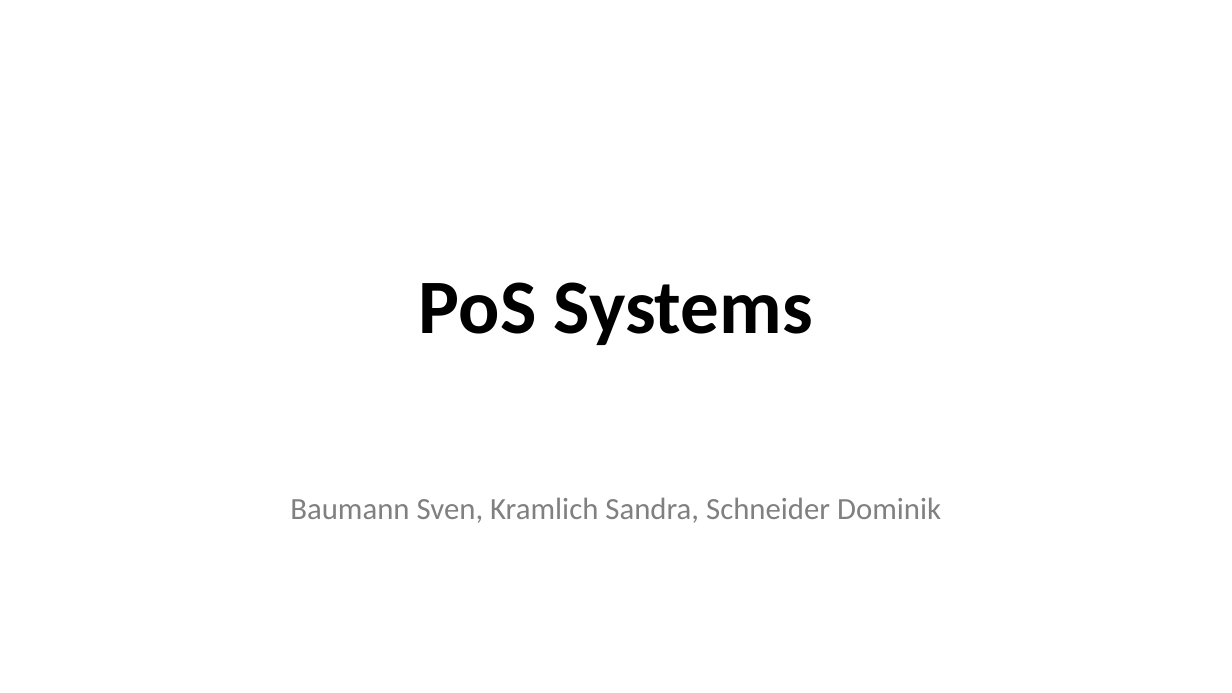
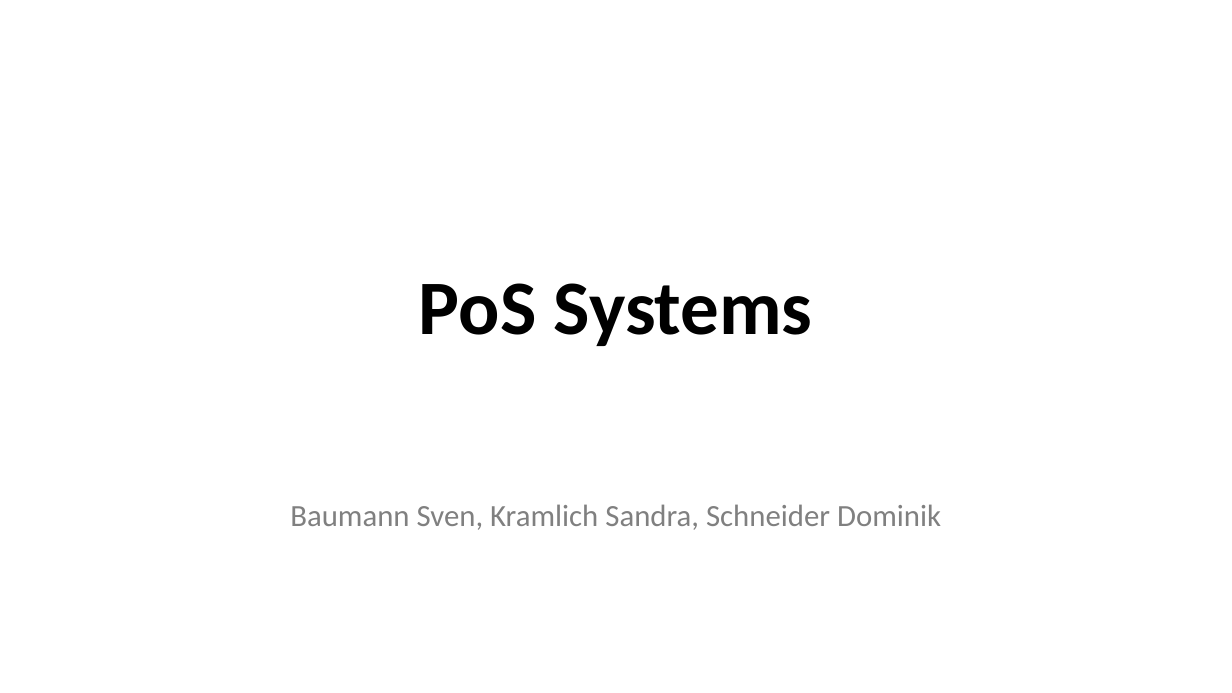
Before and after one commit to PosSystems/pos, a slide deck: slide 1 of PoS Systems.pptx. Drawn at 1232x693 pixels with LibreOffice and Linux fonts; fonts in the diff are those of the drawing. Boxes give left, top, right and bottom in pixels: in the first picture for what was removed or moved away, otherwise in the second. Text is boxed around its words. In the diff, an @@ line names an element or a change of style, - is before the commit and + after.

```diff
--- a/PoS Systems.pptx
+++ b/PoS Systems.pptx
@@ text "Baumann Sven, Kramlich Sandra, Schneider ..." at <box>290,504,941,530</box>: line spacing 0.8 to 1; less space between paragraphs @@
```
Also in this commit, not shown: 15 other slides changed, 5 slides added, 2 slides removed, 1 other file.
